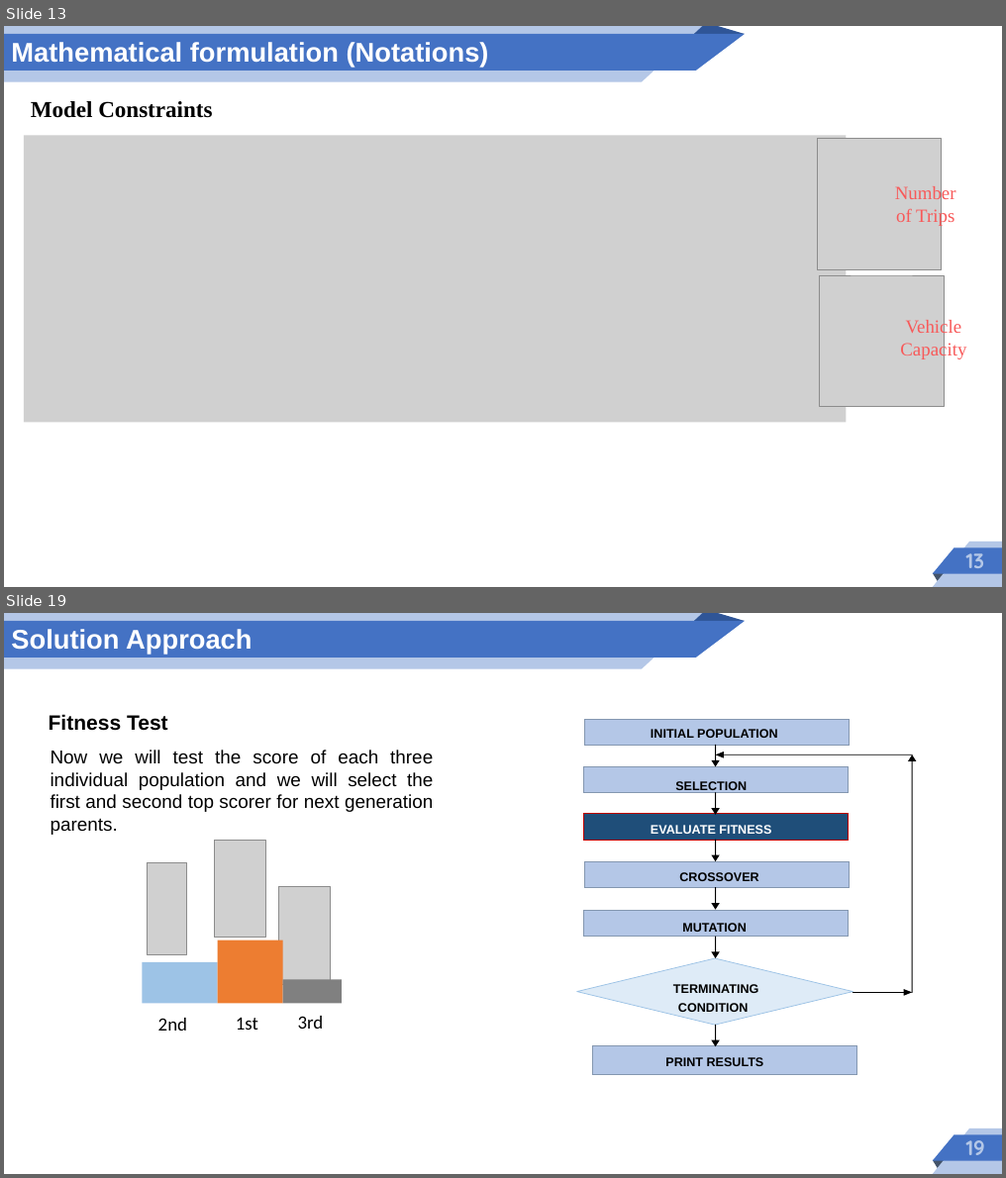
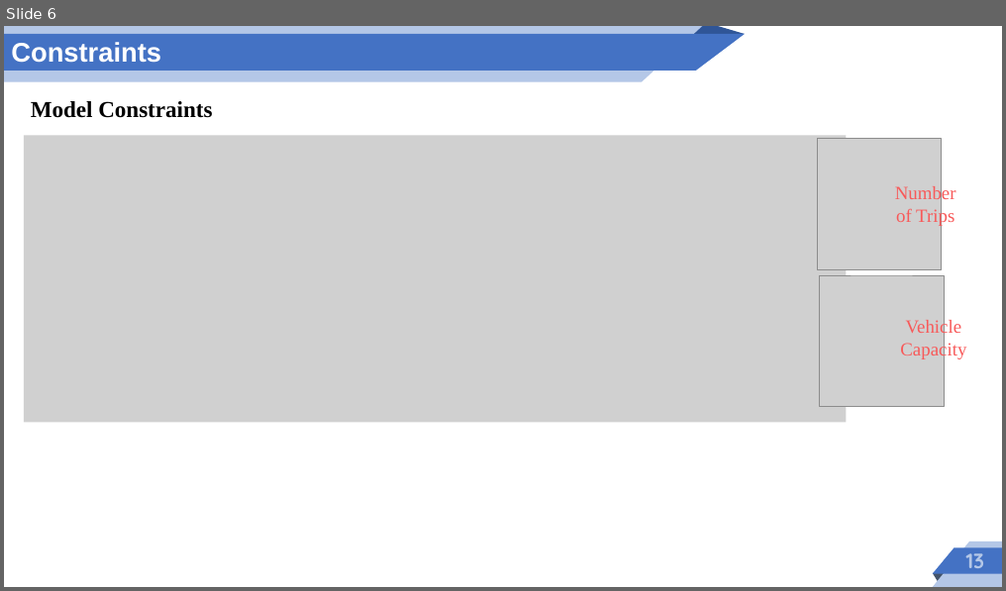
Before and after one commit to tawfiqh58/multiperiod-wood-sc-model, a slide deck: slide.pptx. Shown one above the other, each under a label of ours: slides 13 and 19 before the commit, slide 6 after it; the slides between them are not shown. The pictures are 1006x1178 and 1006x591 pixels, drawn with LibreOffice and Linux fonts; fonts in the diff are those of the drawing; grey boxes stand for pictures. Boxes give left, top, right and bottom in pixels: in the first picture for what was removed or moved away, otherwise in the second. Text is boxed around its words. In the diff, an @@ line names an element or a change of style, - is before the commit and + after.

```diff
--- a/slide.pptx
+++ b/slide.pptx
@@ slide 19 removed at (4, 613, 1002, 1174), background #FFFFFF @@
@@ text removed at (11, 629, 252, 654) @@
-Solution Approach
@@ text removed at (49, 714, 168, 731) @@
-Fitness Test
@@ text removed at (51, 750, 433, 835) @@
-Now we will test the score of each three individual population and we will select the first and second top scorer for next generation parents.
@@ group removed at (576, 719, 917, 1075): 16 freeform shapes, 8 texts @@
-INITIAL POPULATION
-SELECTION
-EVALUATE FITNESS
-CROSSOVER
-MUTATION
-PRINT RESULTS
-TERMINATING
-CONDITION
@@ group removed at (142, 840, 341, 1031): 3 pictures, 3 rectangles, 3 texts @@
-1st
-2nd
-3rd
@@ group removed at (4, 613, 1002, 1174): 2 triangles, 2 freeform shapes, 2 parallelograms, 1 text @@
-19
@@ what was slide 13 is now slide 6 @@
@@ slide 6 changed as well @@
@@ text removed at (11, 42, 489, 67) @@
-Mathematical formulation (Notations)
@@ text added at (11, 42, 161, 63), 26 pt, text #FFFFFF, bold @@
+Constraints
```
Also in this commit, not shown: 3 other slides changed, 3 slides added, 20 other slides removed, 17 other files.
